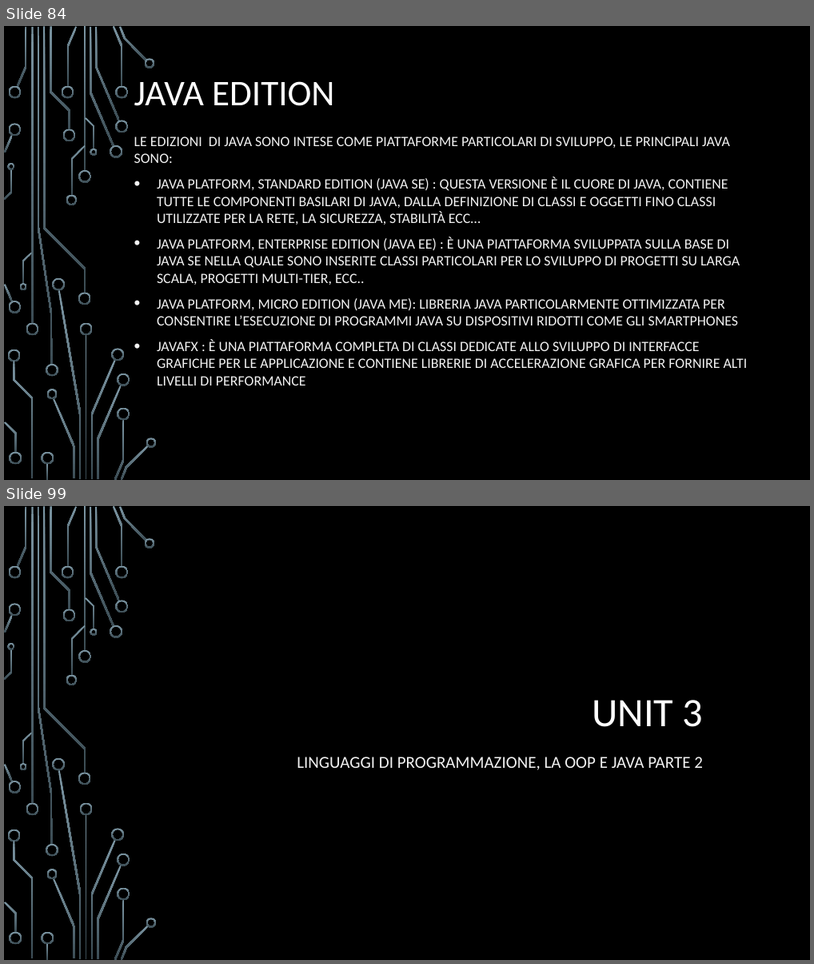
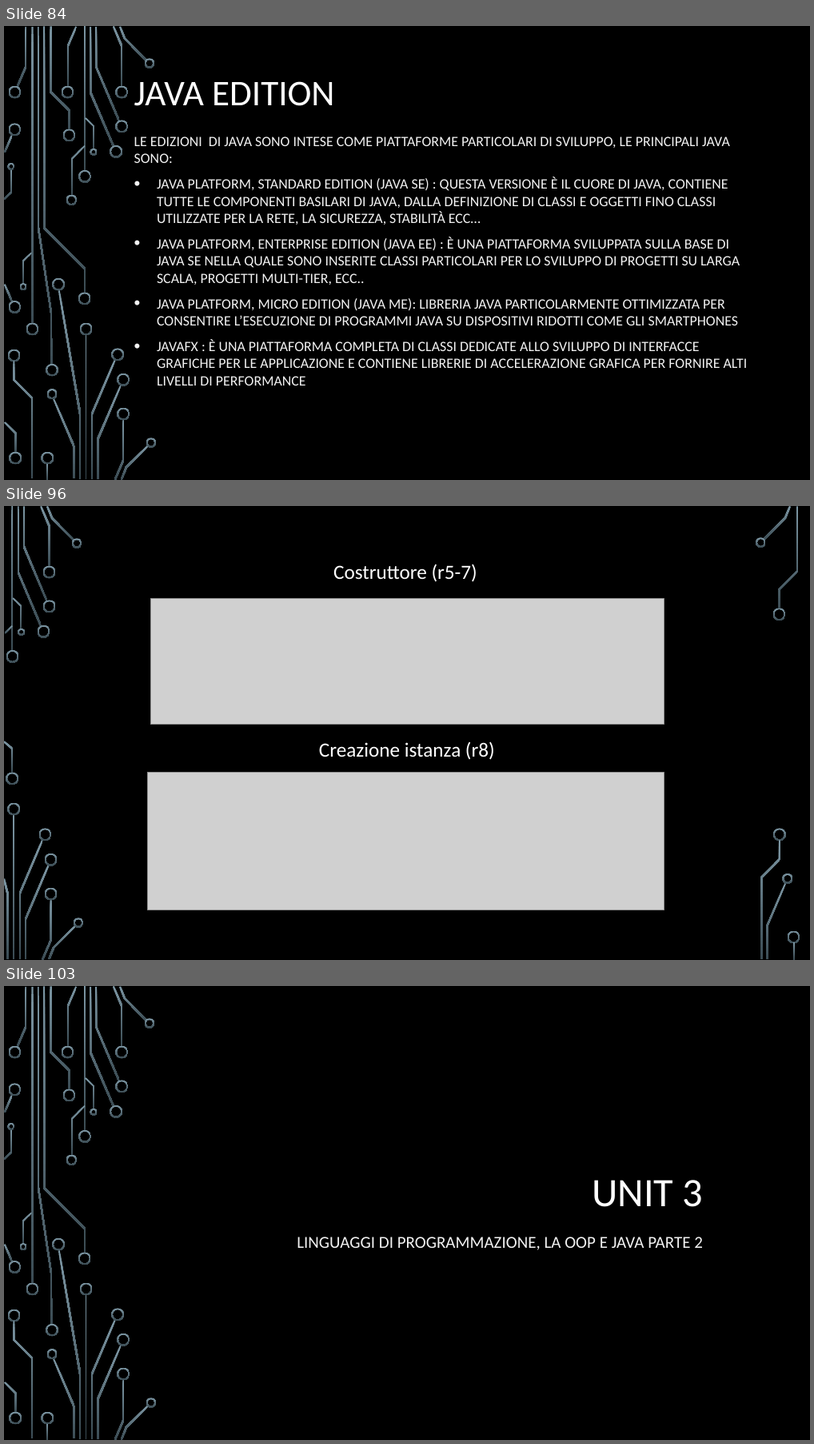
Before and after one commit to Eros-Capo/Corso-Java, a slide deck: Corso Java.pptx. Shown one above the other, each under a label of ours: slides 84 and 99 before the commit, slides 84, 96 and 103 after it; the slides between them are not shown. The pictures are 814x964 and 814x1444 pixels, drawn with LibreOffice and Linux fonts; fonts in the diff are those of the drawing; grey boxes stand for pictures; background and template pictures are left out. Boxes give left, top, right and bottom in pixels: in the first picture for what was removed or moved away, otherwise in the second. Text is boxed around its words. In the diff, an @@ line names an element or a change of style, - is before the commit and + after.

```diff
--- a/Corso Java.pptx
+++ b/Corso Java.pptx
@@ slide 96 added at [4,506,810,960], background picture (left out) @@
@@ text added at [334,564,478,582], 24 pt, text #FFFFFF @@
+Costruttore (r5-7)
@@ picture added at [150,599,664,724] @@
@@ text added at [319,741,495,760], 24 pt, text #FFFFFF @@
+Creazione istanza (r8)
@@ picture added at [147,772,664,909] @@
@@ group added at [4,506,801,960]: 33 freeform shapes, 3 rectangles @@
@@ what was slide 99 is now slide 103 @@
```
Also in this commit, not shown: 19 slides changed, 5 other slides added, 2 slides removed, 1 other file.
